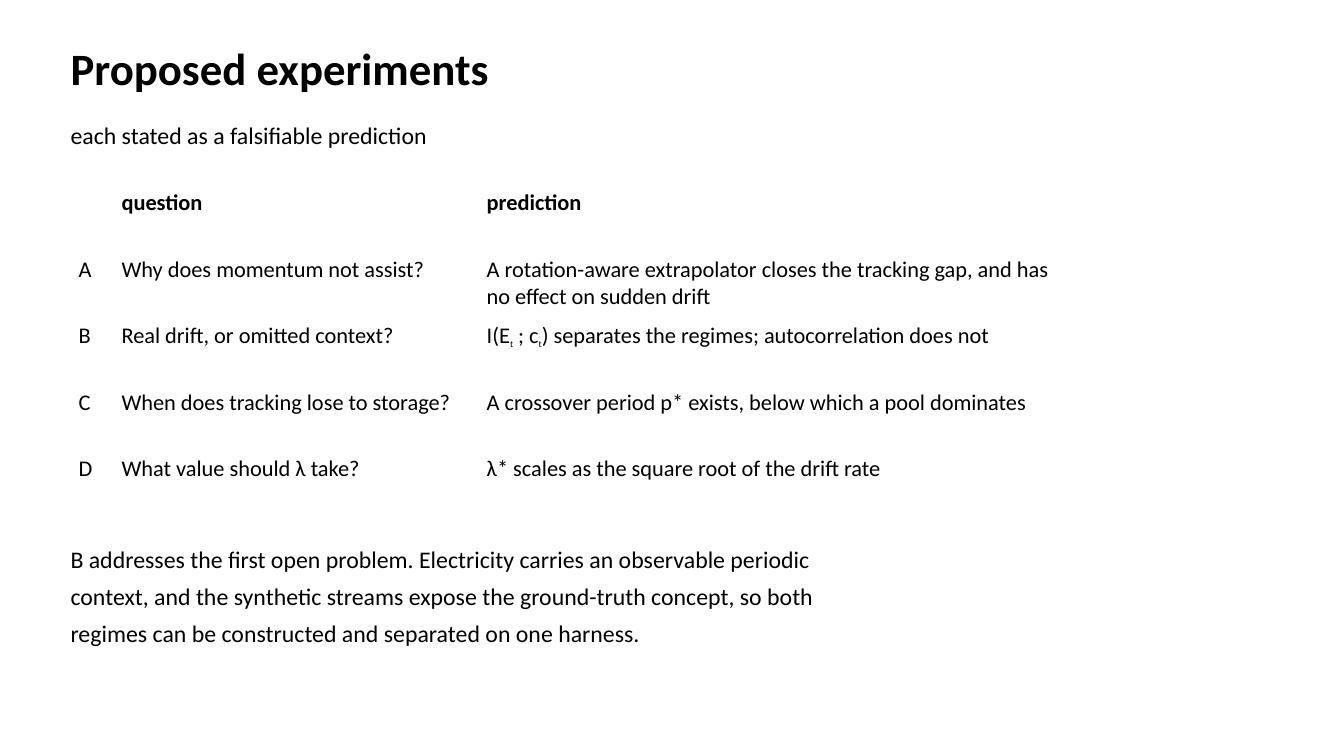
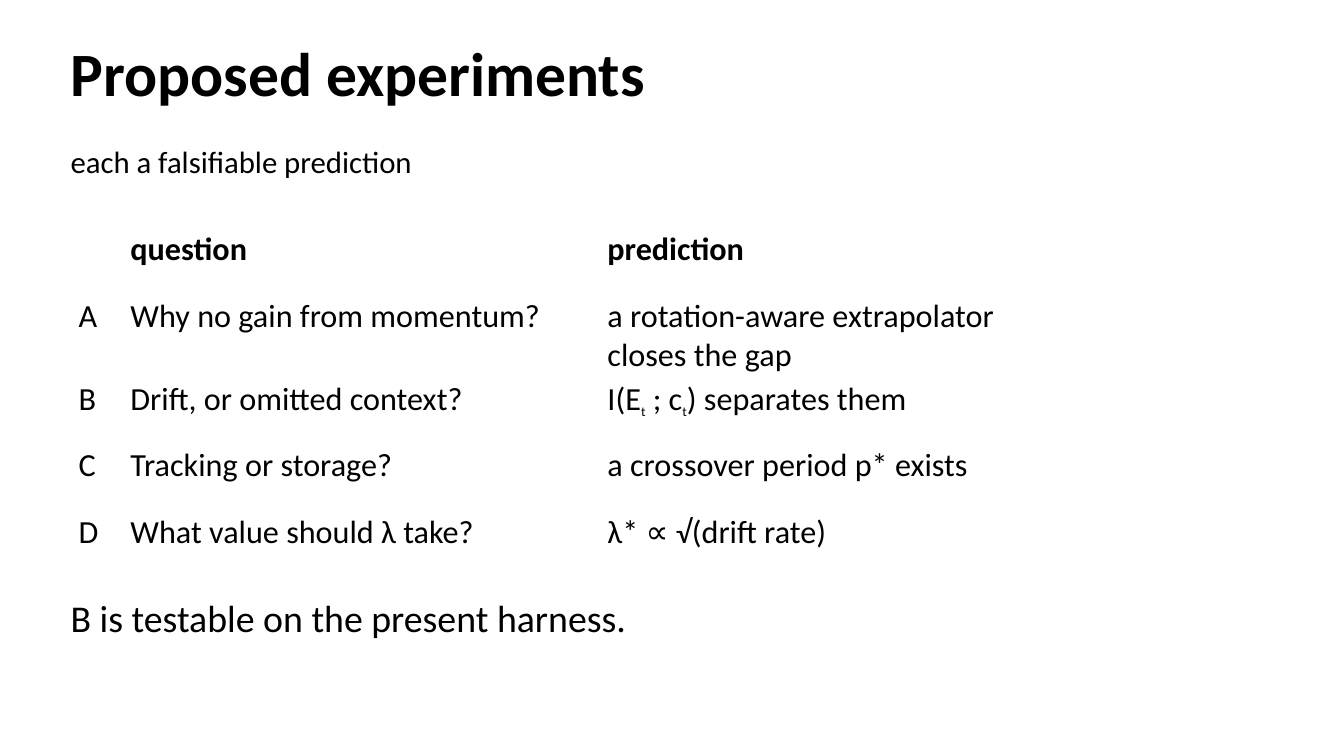
Before and after one commit to phuong0111/time-series-research, a slide deck: slide 26 of data-drift/seminar.pptx. Drawn at 1344x756 pixels with LibreOffice and Linux fonts; fonts in the diff are those of the drawing. Boxes give left, top, right and bottom in pixels: in the first picture for what was removed or moved away, otherwise in the second. Text is boxed around its words. In the diff, an @@ line names an element or a change of style, - is before the commit and + after.

```diff
--- a/data-drift/seminar.pptx
+++ b/data-drift/seminar.pptx
@@ text "Proposed experiments" at [71,52,645,106]: size 32 to 44 pt @@
@@ text at [71,151,411,178]: text changed; size 17 to 22 pt @@
-each stated as a falsifiable prediction
+each a falsifiable prediction
@@ table at [71,227,1273,560] @@
-row 2, column 2: Why does momentum not assist?
+row 2, column 2: Why no gain from momentum?
-row 2, column 3: A rotation-aware extrapolator closes the tracking gap, and has no effect on sudden drift
+row 2, column 3: a rotation-aware extrapolator closes the gap
-row 3, column 2: Real drift, or omitted context?
+row 3, column 2: Drift, or omitted context?
-row 3, column 3: I(Et ; ct) separates the regimes; autocorrelation does not
+row 3, column 3: I(Et ; ct) separates them
-row 4, column 2: When does tracking lose to storage?
+row 4, column 2: Tracking or storage?
-row 4, column 3: A crossover period p* exists, below which a pool dominates
+row 4, column 3: a crossover period p* exists
-row 5, column 3: λ* scales as the square root of the drift rate
+row 5, column 3: λ* ∝ √(drift rate)
@@ size 16 to 23 pt in "question", "prediction", "A", "B" and 3 more places @@
@@ table: place and size @@
-table at [71,187,1273,519]
+table at [71,227,1273,560]
@@ text at [71,605,626,638]: text changed; size 17 to 27 pt @@
-B addresses the first open problem. Electricity carries an observable periodic
-context, and the synthetic streams expose the ground-truth concept, so both
-regimes can be constructed and separated on one harness.
+B is testable on the present harness.
```
Also in this commit, not shown: 26 other slides changed, 1 other file.
